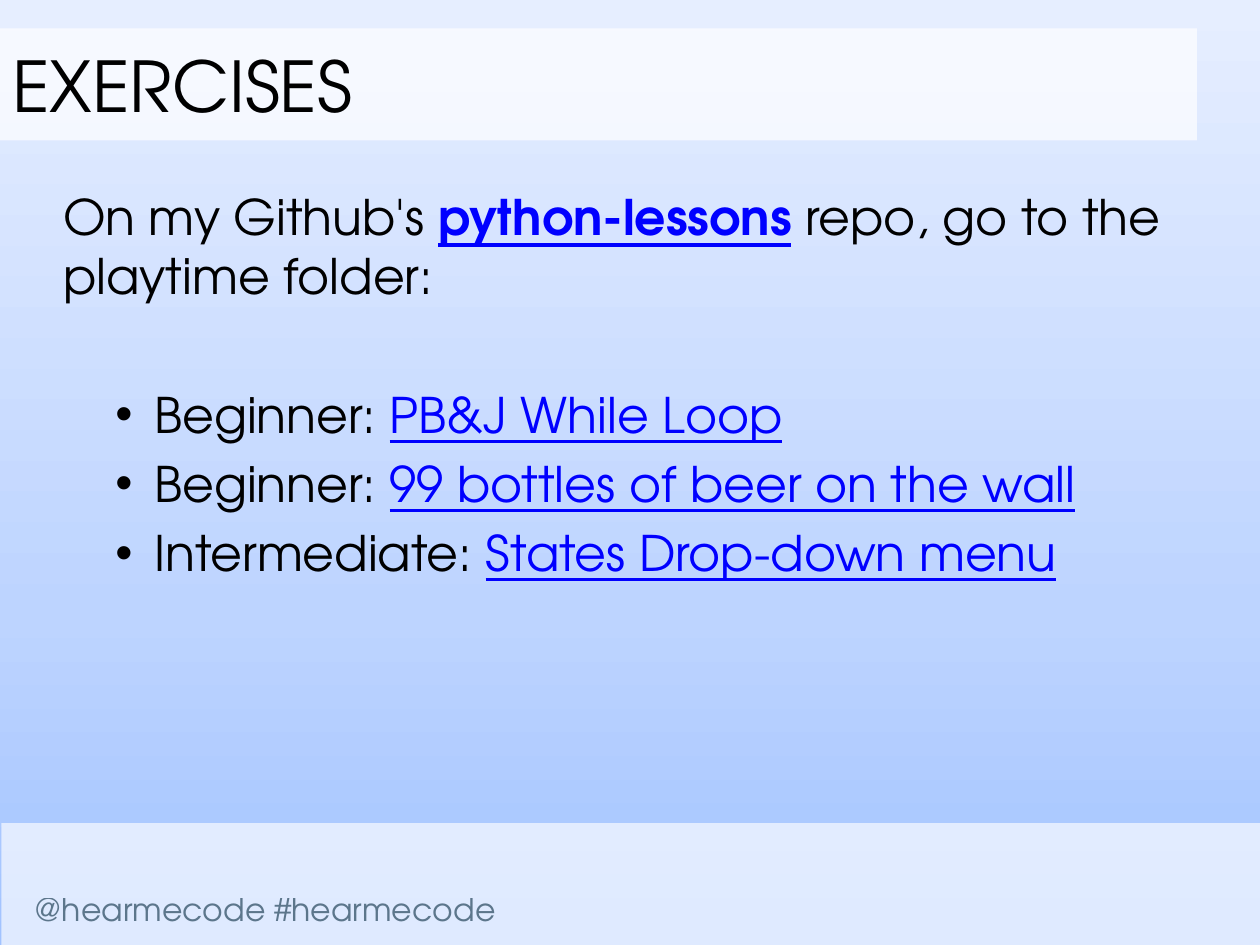
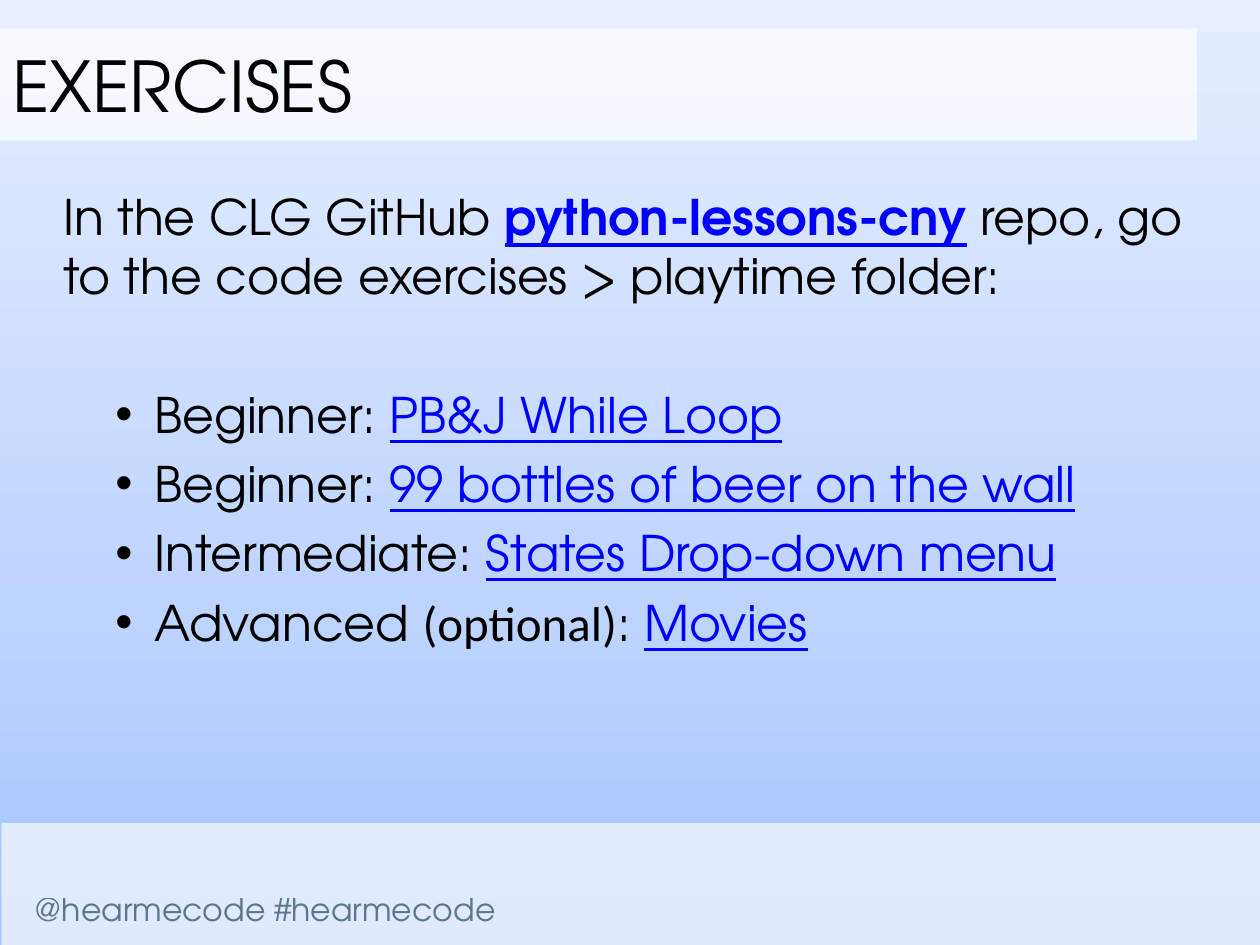
Before and after one commit to codelikeagirlcny/python-lessons-cny, a slide deck: slide 32 of slides/Lesson 2/Hear Me Code - Lists and Loops.pptx. Drawn at 1260x945 pixels with LibreOffice and Linux fonts; fonts in the diff are those of the drawing; background and template pictures are left out. Boxes give left, top, right and bottom in pixels: in the first picture for what was removed or moved away, otherwise in the second. Text is boxed around its words. In the diff, an @@ line names an element or a change of style, - is before the commit and + after.

```diff
--- a/slides/Lesson 2/Hear Me Code - Lists and Loops.pptx
+++ b/slides/Lesson 2/Hear Me Code - Lists and Loops.pptx
@@ text at (63,198,1183,304): text changed @@
-On my Github's python-lessons repo, go to the playtime folder:
+In the CLG GitHub python-lessons-cny repo, go to the code exercises > playtime folder:
@@ text at (154,604,807,651): paragraph added @@
+  • Advanced (optional): Movies
```
Also in this commit, not shown: 4 other slides changed.
